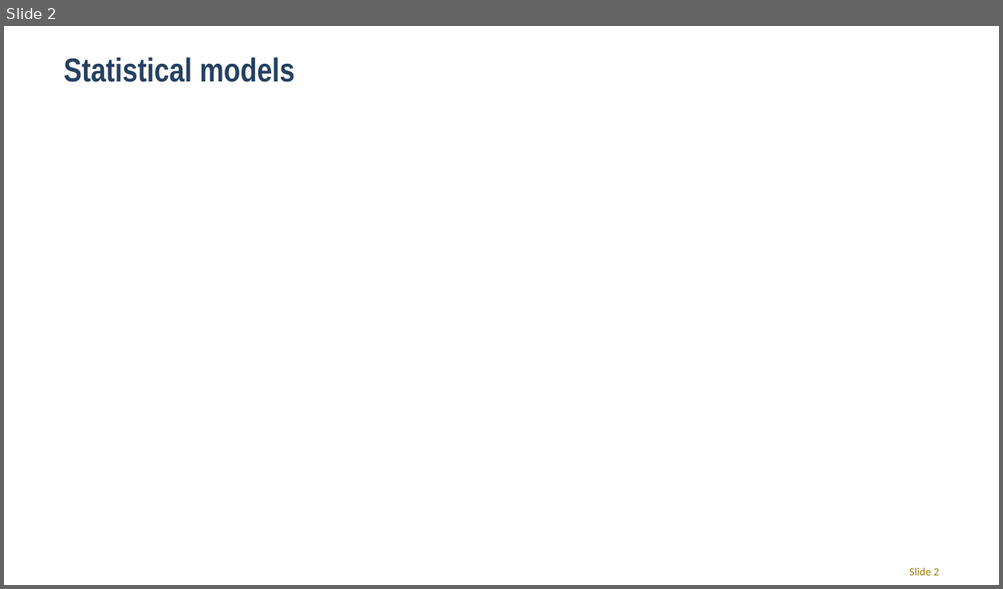
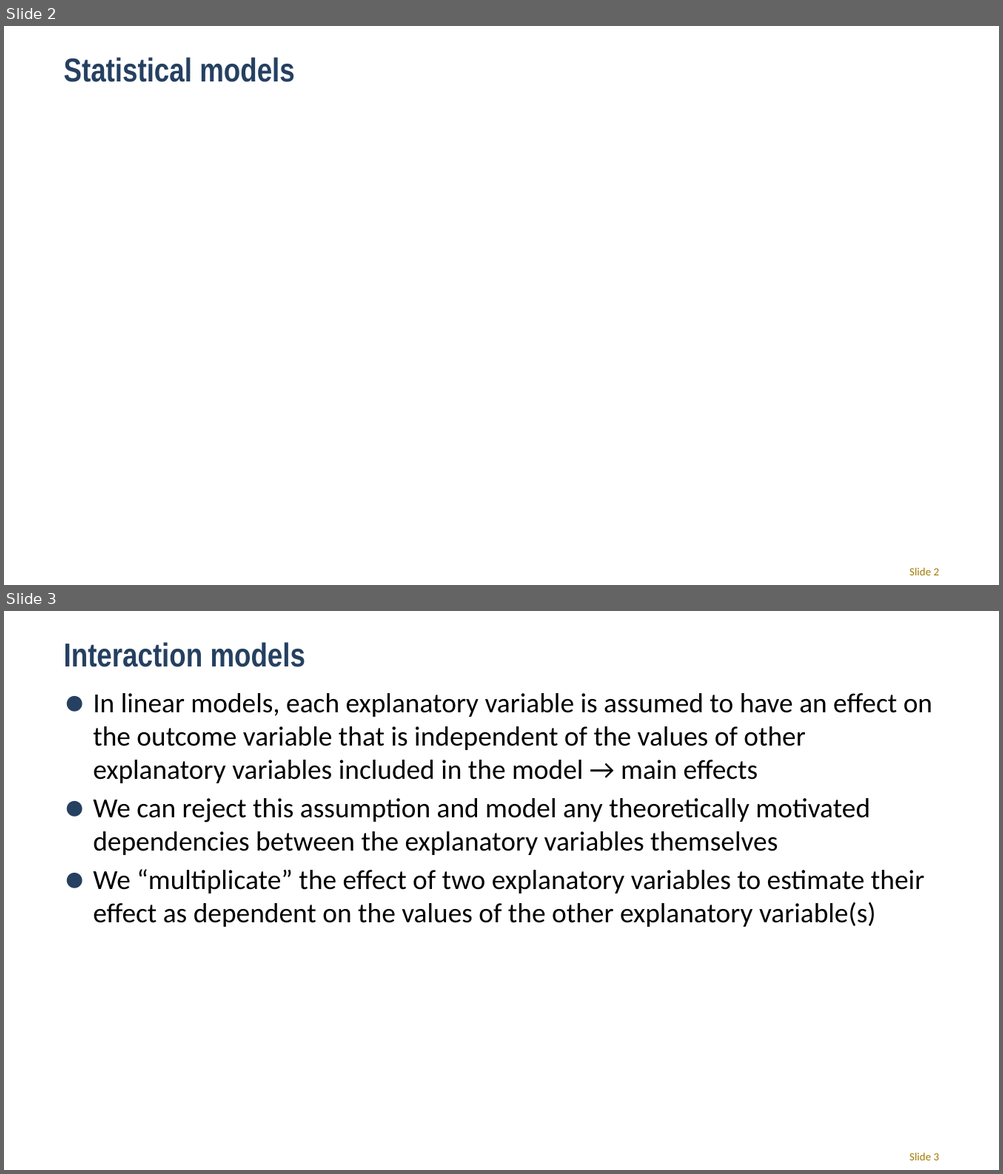
Before and after one commit to CGMoreh/SOC2069, a slide deck: Materials/Slides/Week_5_R.pptx. Shown one above the other, each under a label of ours: slide 2 before the commit, slides 2 and 3 after it. The pictures are 1003x589 and 1003x1174 pixels, drawn with LibreOffice and Linux fonts; fonts in the diff are those of the drawing; background and template pictures are left out. Boxes give left, top, right and bottom in pixels: in the first picture for what was removed or moved away, otherwise in the second. Text is boxed around its words. In the diff, an @@ line names an element or a change of style, - is before the commit and + after.

```diff
--- a/Materials/Slides/Week_5_R.pptx
+++ b/Materials/Slides/Week_5_R.pptx
@@ slide 3 added at <box>4,611,999,1170</box>, background #FFFFFF @@
@@ title added at <box>64,642,306,667</box>, 24 pt, text #254061, bold @@
+Interaction models
@@ text added at <box>93,693,932,927</box>, 20 pt, text #000000 @@
+● In linear models, each explanatory variable is assumed to have an effect on the outcome variable that is independent of the values of other explanatory variables included in the model → main effects
+● We can reject this assumption and model any theoretically motivated dependencies between the explanatory variables themselves
+● We “multiplicate” the effect of two explanatory variables to estimate their effect as dependent on the values of the other explanatory variable(s)
@@ page number added at <box>909,1153,939,1161</box>, 8 pt, text #A27B00 @@
+Slide 3
```
Also in this commit, not shown: 4 other slides added, 6 other files.
